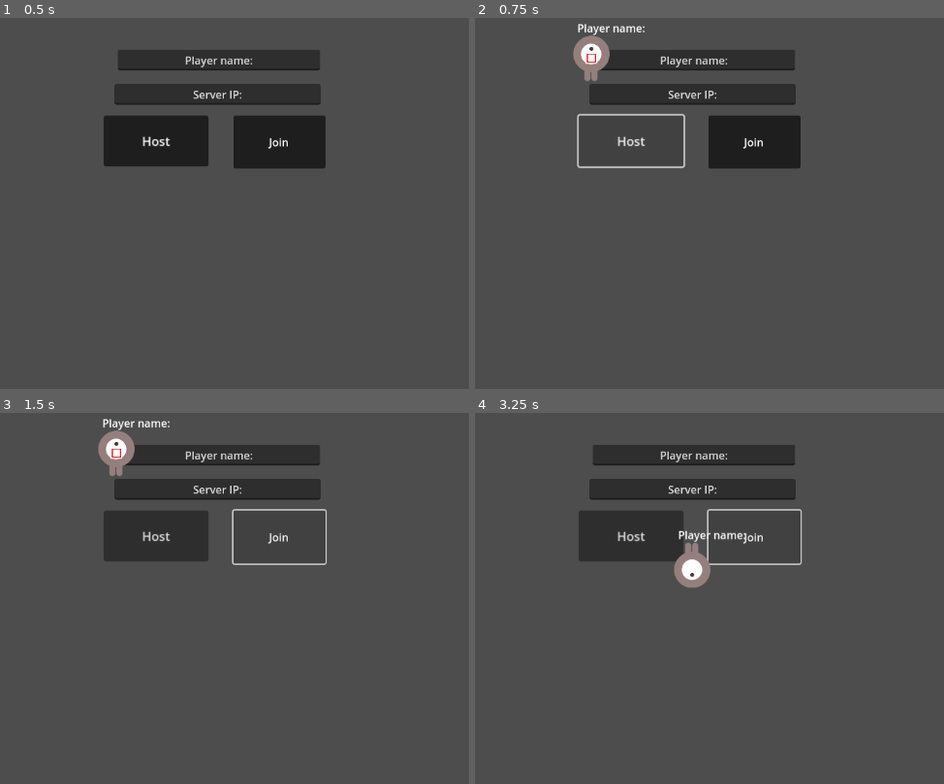
Above: before the commit, frames 1-4 (two rows, left to right).
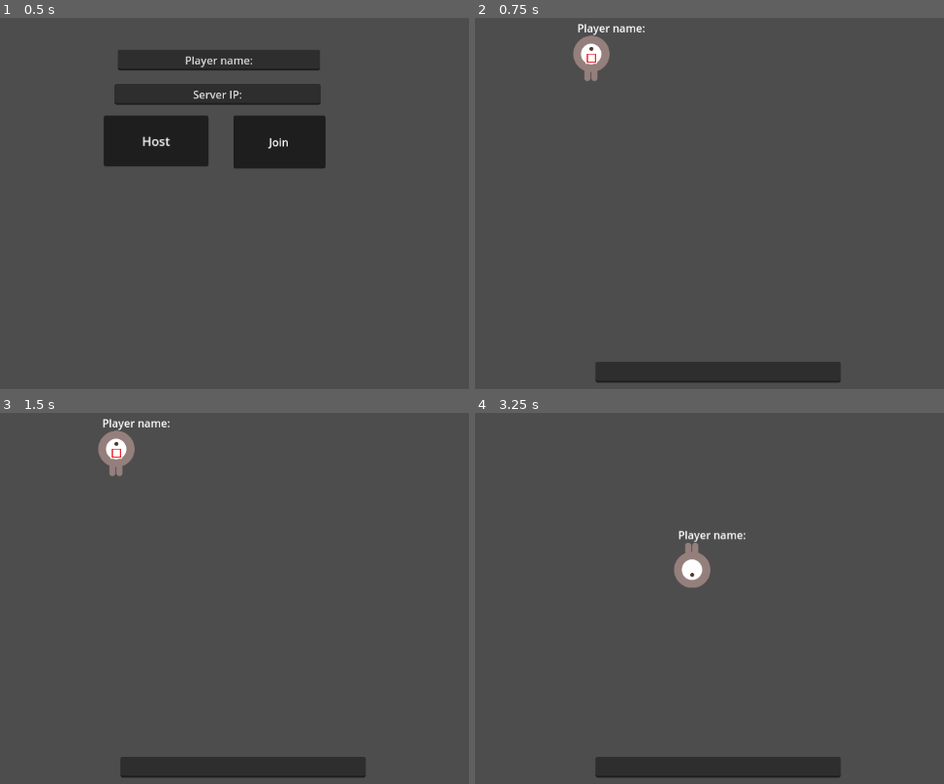
Above: after the commit, the same moments.

Repository: uotlaf/asfalto
Game: Godot game, scene res://Menu.tscn
Two runs of this game, one before a commit and one after it. Both use one fixed random seed, a clock stepped at 60 frames per second and the inputs below. This scene is started directly instead of the project's main scene.
Inputs (mouse positions are in pixels of both pictures, inside the frame that each line leads up to):
- Up to frame 1 (0.5 s): no input
- Up to frame 2 (0.75 s): click "Host" at 0.5 s
- Up to frame 3 (1.5 s): click (281, 535) at 1.25 s, where only the run before the commit has a clickable "Join"
- Up to frame 4 (3.25 s): hold Right (move_right) 2.03-2.78 s; hold Shift (walk) 2.03-2.78 s; hold Down (move_down) from 2.78 s (still down); tap Shift (walk) at 2.85 s

Frame 1 is identical in both runs. In frame 2, 11% of the frame differs, in the area x 21-78%, y 8-99%; in frame 3, 11%; in frame 4, 11%, in the area x 22-78%, y 8-99%.

Commit message:
chat de jogadores

Diff:
--- a/Menu.gd
+++ b/Menu.gd
@@ -2,65 +2,87 @@
 
 const SERVER_PORT = 8080
 const SERVER_IP = "localhost"
+const SERVER_ID = 1;
 var peers = {}
+var my_character: Area2D
 
-func become_host():
+func become_host() -> void:
+	$host.hide()
+	$join.hide()
+	$server_ip.hide()
+	$player_name.hide()
+	$chat.visible = true
+
 	print("Hello Host!")
 	# Criação do servidor
-	#await get_tree().change_scene_to_file("res://lobby.tscn")
 	var server_peer = ENetMultiplayerPeer.new()
 	server_peer.create_server(SERVER_PORT, 2)
 	multiplayer.multiplayer_peer = server_peer
-
-
-	add_player_to_the_game(1, $player_name.text)
-
+	var server_name = $player_name.text
+	# Criando o jogador do host
+	add_player_to_the_game(SERVER_ID, server_name)
+	# sinais de conexão e desconexão
 	multiplayer.peer_connected.connect(
 		func(new_peer_id):
-			rpc_id(new_peer_id, "add_previously_connected_players", peers)
+			add_previously_connected_players.rpc_id(new_peer_id, peers)
 	)
 	multiplayer.peer_disconnected.connect(
 		func(disconnected_player_id):
-			rpc("remove_player_from_the_game", disconnected_player_id)
+			remove_player_from_the_game.rpc(disconnected_player_id)
 	)
 
-func join():
+func join() -> void:
+	$host.hide()
+	$join.hide()
+	$server_ip.hide()
+	$player_name.hide()
+	$chat.visible = true
+
 	print("Hello Player!")
-	get_children()
+	# Criação do cliente
 	var client_peer = ENetMultiplayerPeer.new()
 	client_peer.create_client(SERVER_IP, SERVER_PORT)
 	multiplayer.multiplayer_peer = client_peer
 	await multiplayer.connected_to_server
-
-	#get_tree().change_scene_to_file("res://lobby.tscn")
-	rpc("add_player_to_the_game", multiplayer.get_unique_id(), $player_name.text)
+	# Criando jogador pro novo player e pros players já online
+	var my_id = multiplayer.get_unique_id()
+	var my_name = $player_name.text
+	rpc("add_player_to_the_game", my_id, my_name)
 
 @rpc("any_peer", "call_local")
-func add_player_to_the_game(id, name):
+func add_player_to_the_game(id, name) -> void:
 	peers[id] = name
 	print("Player %d connected!" %id)
 	var player_character = preload("res://player.tscn").instantiate()
 	player_character.set_multiplayer_authority(id)
-	player_character.get_node("Label").text = name
+	player_character.set_Label(name)
 
-	if id == 1: #player é o host
-		player_character.is_host = true
-	else:
-		player_character.is_host = false
+	if id == multiplayer.get_unique_id(): # É o próprio player que foi adicionado
+		my_character = player_character
+
 	add_child(player_character,true)
 
 @rpc()
-func add_previously_connected_players(remote_peers: Dictionary):
+func add_previously_connected_players(remote_peers: Dictionary) -> void:
 	for id in remote_peers.keys():
 		if id != multiplayer.get_unique_id():
-			print("Player %s drawn" % id)
+			print("Player %s drawn " % id)
 			add_player_to_the_game(id, remote_peers[id])
 
 @rpc("call_local")
-func remove_player_from_the_game(id: int):
+func remove_player_from_the_game(id: int) -> void:
 	print("Player %s disconnected!" %id)
 	peers.erase(id);
+	var player = get_player_by_id(id)
+	if (player != null):
+		player.queue_free()
 
+func get_player_by_id(id: int) -> Area2D:
 	for player in get_children():
 		if player.get_multiplayer_authority() == id: # Se o id é daquele jogador
-			player.queue_free() # Remove ele da cena
+			return player
+	return null
+
+func _on_chat_text_submitted(msg: String) -> void:
+	my_character.rpc("display_message", msg)
+	$chat.text = ""
--- a/Menu.tscn
+++ b/Menu.tscn
@@ -44,5 +44,14 @@
 text = "Player name:"
 alignment = 1
 
+[node name="chat" type="LineEdit" parent="."]
+visible = false
+layout_mode = 0
+offset_left = 322.0
+offset_top = 583.0
+offset_right = 687.0
+offset_bottom = 614.0
+
 [connection signal="pressed" from="host" to="." method="become_host"]
 [connection signal="pressed" from="join" to="." method="join"]
+[connection signal="text_submitted" from="chat" to="." method="_on_chat_text_submitted"]
--- a/player.gd
+++ b/player.gd
@@ -7,7 +7,7 @@
 @export var walk_speed = 200
 var screen_size # Size of the game window.
 var graze_points = 0
-var is_host: bool = false
+#var is_host: bool = false
 
 # Called when the node enters the scene tree for the first time.
 func _ready() -> void:
@@ -22,7 +22,7 @@
 	if not is_multiplayer_authority():
 		return
 
-	var velocity = Vector2.ZERO # The player's movement vector.
+	var velocity = Vector2.ZERO
 	if Input.is_action_pressed("move_right"):
 		velocity.x += 1
 	if Input.is_action_pressed("move_left"):
@@ -45,11 +45,10 @@
 
 	position += velocity * delta
 	position = position.clamp(Vector2.ZERO, screen_size)
-	rpc("remote_set_position", global_position) # atualiza sua posição para os outros jogadores
+	remote_set_position.rpc(global_position)
 	if velocity.x != 0:
 		$"Sprite".animation = "walk"
 		$"Sprite".flip_v = false
-		# See the note below about the following boolean assignment.
 		$"Sprite".flip_h = velocity.x < 0
 	elif velocity.y != 0:
 		$"Sprite".animation = "up"
@@ -59,6 +58,9 @@
 func remote_set_position(authority_position):
 	global_position = authority_position
 
-@rpc
+@rpc("any_peer", "call_local", "reliable")
 func display_message(msg):
-	$message.text = msg
+	$message.text = msg;
+
+func set_Label(name):
+	$Label.text = name
--- a/project.godot
+++ b/project.godot
@@ -14,6 +14,10 @@
 run/main_scene="res://main.tscn"
 config/features=PackedStringArray("4.3", "Forward Plus")
 config/icon="res://icon.svg"
+
+[autoload]
+
+multiplayer_manager="*res://multiplayer_manager.gd"
 
 [input]
 
